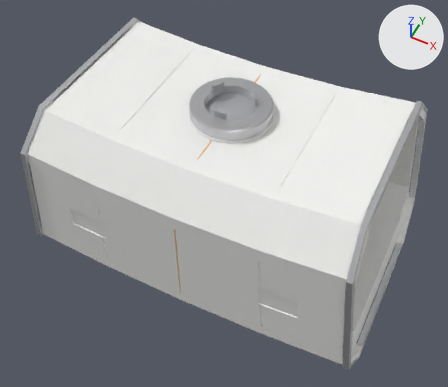
The glTF model models/station/ax_grav_06_ring_lab.glb as it was, and as the next commit left it.
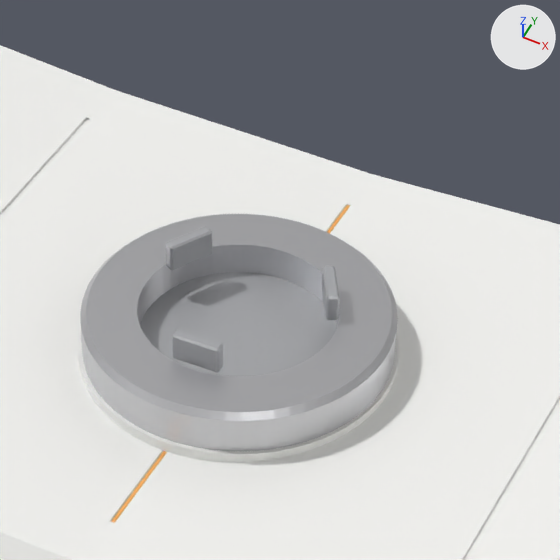
Old and new are each drawn whole from a camera (50 mm lens) standing at (3.96, -8.23, 9.68) and looking at (-0.01, -0.3, -0.23) and again close up on the part from 37% to 71% of the width and 5% to 44% of the height. Lighting does not change. The marker at upper right points along +X, +Y and +Z. The first two pictures are the older version. Vertices at exactly the same position are counted once.

Names of what the first close-up shows: 'hatch_door_1', 'hull', 'spoke_port', 'spoke_port_pedestal', 'spoke_port_petals' and 1 more.
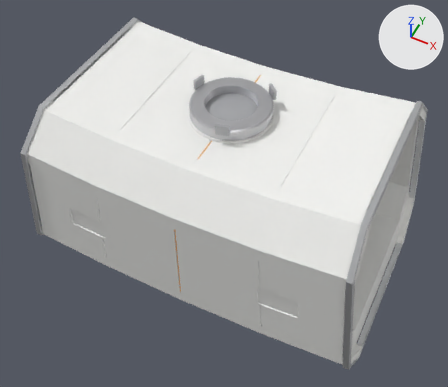
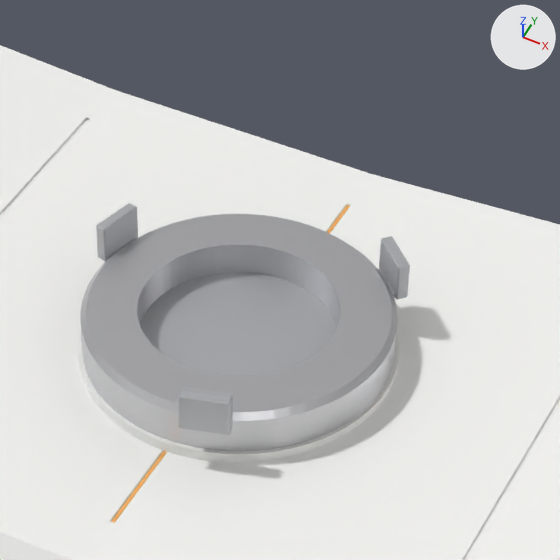
What differs and where, as boxes [x1, y1, x2, y2] in the close-ups (560 x 560 px):
'spoke_port_petals', reshaped (79% wider, 59% taller): before [165, 226, 340, 372]; after [96, 203, 410, 435]
part 1 of me_ax_grav_06_ring_lab_spoke_port_petals, reshaped: before [165, 226, 212, 270]; after [96, 203, 138, 261]
part 2 of me_ax_grav_06_ring_lab_spoke_port_petals, reshaped: before [172, 329, 223, 372]; after [178, 389, 233, 435]
part 3 of me_ax_grav_06_ring_lab_spoke_port_petals, added: after [379, 236, 410, 300]
part 4 of me_ax_grav_06_ring_lab_spoke_port_petals, deleted: before [321, 266, 340, 320]

The edits, one by one:
me_ax_grav_06_ring_lab_spoke_port_petals is used by ob_spoke_port_petals; location (0.0, 0.0, 0.0).
me_ax_grav_06_ring_lab_spoke_port_petals had 72 vertices, 132 faces and spanned x -0.485..0.485, y -0.492..0.352, z 2.053..2.207.
me_ax_grav_06_ring_lab_spoke_port_petals now has 162 vertices, 312 faces and spans x -0.869..0.699, y -0.869..0.699, z 1.963..2.207.
me_ax_grav_06_ring_lab_spoke_port_petals part 1: 24 vertices removed from x -0.485..-0.311, y 0.108..0.352, z 2.053..2.207; 54 vertices added at x -0.869..-0.735, y 0.087..0.346, z 1.963..2.207.
me_ax_grav_06_ring_lab_spoke_port_petals part 2: 24 vertices removed from x -0.128..0.128, y -0.492..-0.428, z 2.053..2.207; 54 vertices added at x 0.087..0.346, y -0.869..-0.735, z 1.963..2.207.
me_ax_grav_06_ring_lab_spoke_port_petals part 3: 54 vertices added at x 0.484..0.699, y 0.484..0.699, z 1.963..2.207.
me_ax_grav_06_ring_lab_spoke_port_petals part 4: 24 vertices removed from x 0.311..0.485, y 0.108..0.352, z 2.053..2.207.
